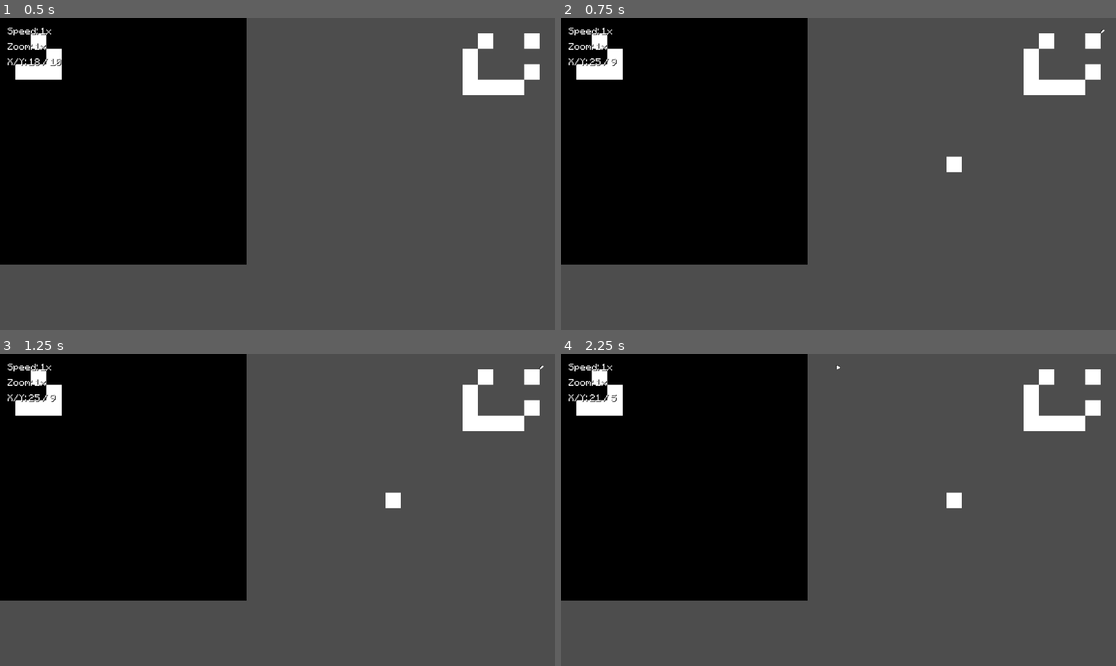
Above: before the commit, frames 1-4 (two rows, left to right).
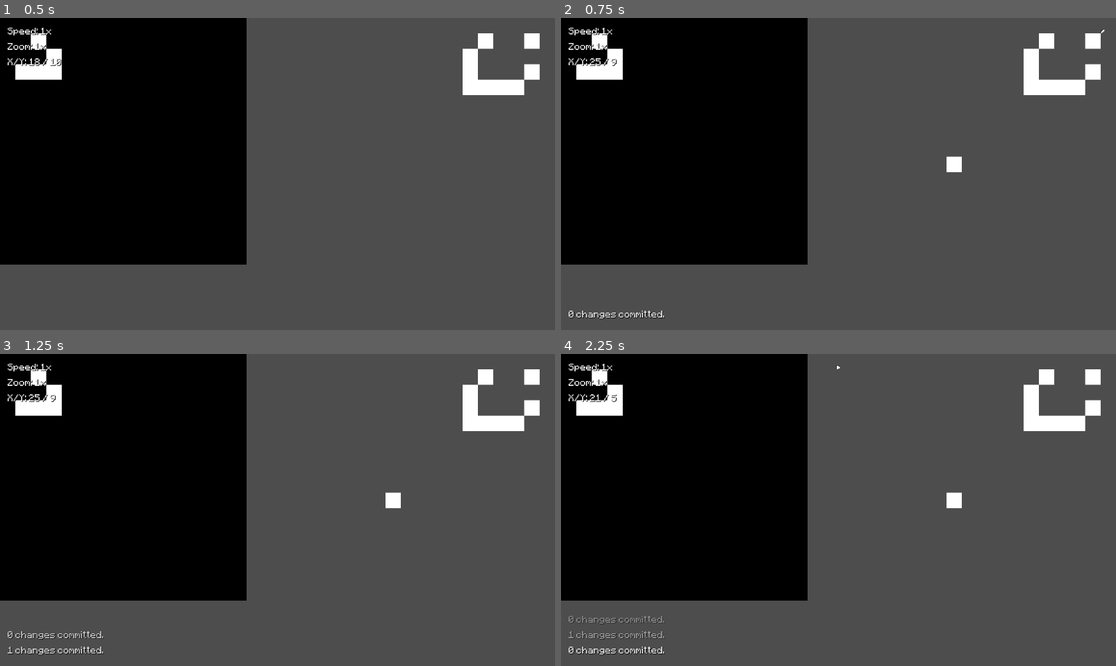
Above: after the commit, the same moments.

Repository: javier-adrian/GOL-GDS
Game: Godot game, scene res://main.tscn
Two runs of this game, one before a commit and one after it. Both use one fixed random seed, a clock stepped at 60 frames per second and the inputs below.
Inputs (mouse positions are in pixels of both pictures, inside the frame that each line leads up to):
- Up to frame 1 (0.5 s): no input
- Up to frame 2 (0.75 s): tap Enter (commit) at 0.5 s; move the mouse to (960, 158) at 0.52 s; click (960, 158) at 0.6 s
- Up to frame 3 (1.25 s): tap Enter (commit) at 0.8 s
- Up to frame 4 (2.25 s): tap Space (play) at 1.25, 1.55, 2.1 s; move the mouse to (727, 525) at 1.27 s; tap Enter (commit) at 1.35, 2 s; move the mouse to (894, 441) at 2.02 s

Frame 1 is identical in both runs. In frame 2, 0.2% of the frame differs, in the area x 1-19%, y 93-97%; in frame 3, 0.4%; in frame 4, 0.6%, in the area x 1-19%, y 83-97%.

Commit message:
add notifications for amount of changes made when committing

Diff:
--- a/World.gd
+++ b/World.gd
@@ -27,10 +27,17 @@
 	return neighbors
 
 
-func commit():
+func commit() -> int:
 	for cell in get_used_cells(edit_layer):
 		if is_alive(edit_layer, cell):
 			set_cell(main_layer, cell, 0, Vector2i(0, 0))
+
+	var changes = len(get_used_cells(edit_layer))
+
+	clear_layer(edit_layer)
+
+	return changes
+
 
 
 func update():
--- /dev/null
+++ b/commits_template.tscn
@@ -0,0 +1,12 @@
+[gd_scene load_steps=3 format=3 uid="uid://b4e8on0rlaurb"]
+
+[ext_resource type="FontFile" uid="uid://5kmngrpk2ihf" path="res://assets/Minecraftia-Regular.ttf" id="1_dnkbt"]
+
+[sub_resource type="LabelSettings" id="LabelSettings_hclql"]
+shadow_color = Color(0, 0, 0, 1)
+
+[node name="commits" type="Label"]
+texture_filter = 1
+theme_override_fonts/font = ExtResource("1_dnkbt")
+text = "2 changes committed."
+label_settings = SubResource("LabelSettings_hclql")
--- a/main.gd
+++ b/main.gd
@@ -9,6 +9,7 @@
 var tile_size = 32
 
 var target := Vector2.ZERO
+var changes: int
 
 
 func _ready():
@@ -45,7 +46,8 @@
 		if Input.is_action_just_released("remove"):
 			world.set_cell(1, target)
 		if Input.is_action_just_released("commit"):
-			world.commit()
+			viewer.update_commits(world.commit())
+			# print(str(world.commit()) + " changes committed.")
 	viewer.update_changes(world.uncommitted())
 
 
--- a/viewer.gd
+++ b/viewer.gd
@@ -2,6 +2,8 @@
 
 var pan_mode := false
 var mouse_offset = Vector2.ZERO
+
+var commits_template := preload("res://commits_template.tscn")
 
 func change_speed(speed: float):
 	$UserInterface/MarginContainer/VBoxContainer/Speed.text = "Speed: " + str(speed) + "x"
@@ -17,6 +19,29 @@
 
 func update_changes(changes: bool):
 	$UserInterface/Changes.visible = changes
+
+func update_commits(changes: int):
+	var commit_label := commits_template.instantiate()
+	commit_label.text = str(changes) + " changes committed."
+	$UserInterface/Committed/VBoxContainer.add_child(commit_label)
+	var commit_labels := $UserInterface/Committed/VBoxContainer.get_children()
+
+	var commit_object := commit_labels[commit_labels.size() - 1]
+
+	var tween = create_tween()
+	tween = tween.tween_property(commit_object, "modulate", Color(1, 1, 1, 0), 3)
+
+	tween.finished.connect(delete_last_commit)
+
+func delete_last_commit():
+	var commit_labels := $UserInterface/Committed/VBoxContainer.get_children()
+
+	# the tween signals get mangled when commit is spammed
+	# hence the purpose of why the following way of culling labels is done.
+
+	for commit_object in commit_labels:
+		if commit_object.modulate == Color(1, 1, 1, 0):
+			commit_object.queue_free()
 
 ##TODO
 ## edit and play mode should be exclusive to each other
--- a/viewer.tscn
+++ b/viewer.tscn
@@ -95,3 +95,16 @@
 custom_minimum_size = Vector2(8, 8)
 layout_mode = 2
 texture = ExtResource("4_1a11y")
+
+[node name="Committed" type="MarginContainer" parent="UserInterface"]
+anchors_preset = 2
+anchor_top = 1.0
+anchor_bottom = 1.0
+offset_top = -40.0
+offset_right = 40.0
+grow_vertical = 0
+theme_override_constants/margin_left = 16
+theme_override_constants/margin_bottom = 16
+
+[node name="VBoxContainer" type="VBoxContainer" parent="UserInterface/Committed"]
+layout_mode = 2
